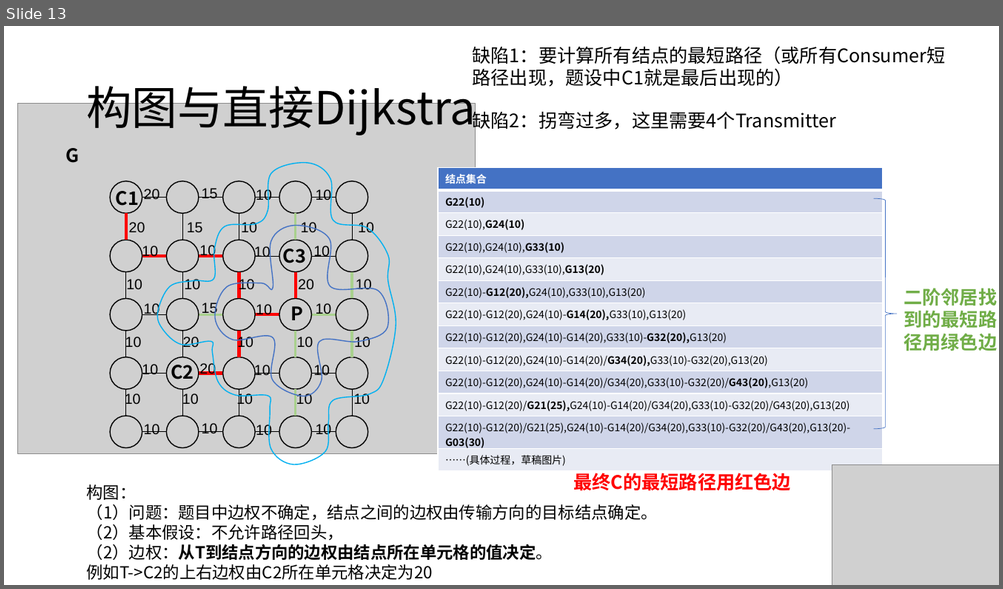
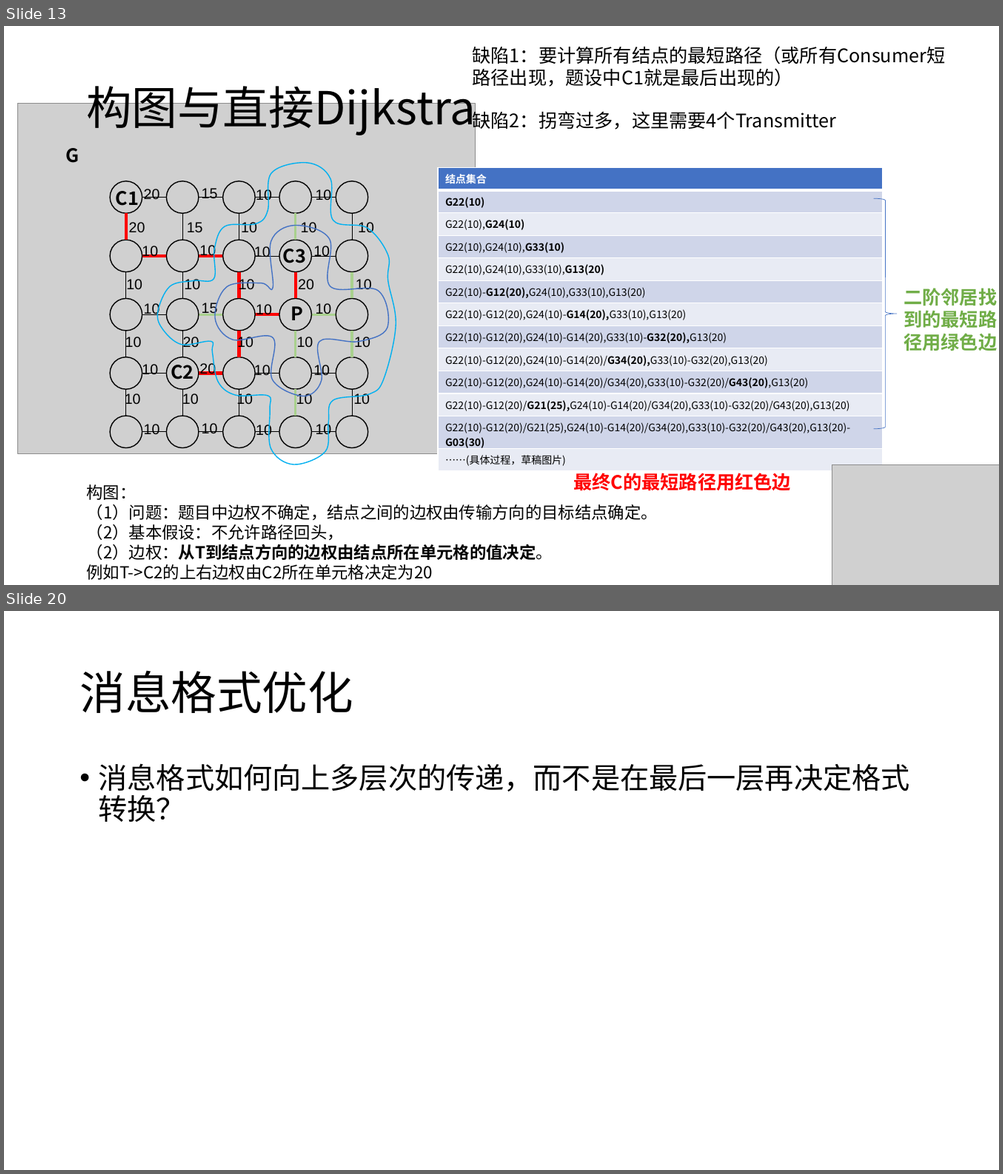
Before and after one commit to HuangDDU/hzy_algorithm, a slide deck: huawei/示例输入输出.pptx. Shown one above the other, each under a label of ours: slide 13 before the commit, slides 13 and 20 after it; the slides between them are not shown. The pictures are 1003x589 and 1003x1174 pixels, drawn with LibreOffice and Linux fonts; fonts in the diff are those of the drawing; grey boxes stand for pictures. Boxes give left, top, right and bottom in pixels: in the first picture for what was removed or moved away, otherwise in the second. Text is boxed around its words. In the diff, an @@ line names an element or a change of style, - is before the commit and + after.

```diff
--- a/huawei/示例输入输出.pptx
+++ b/huawei/示例输入输出.pptx
@@ slide 20 added at <box>4,611,999,1170</box>, background #FFFFFF @@
@@ title added at <box>79,670,353,713</box>, 44 pt, text #000000 @@
+消息格式优化
@@ text added at <box>99,763,910,822</box>, 28 pt, text #000000 @@
+• 消息格式如何向上多层次的传递，而不是在最后一层再决定格式转换？
```
Also in this commit, not shown: 3 slides changed, 5 other slides added, 6 other files.
